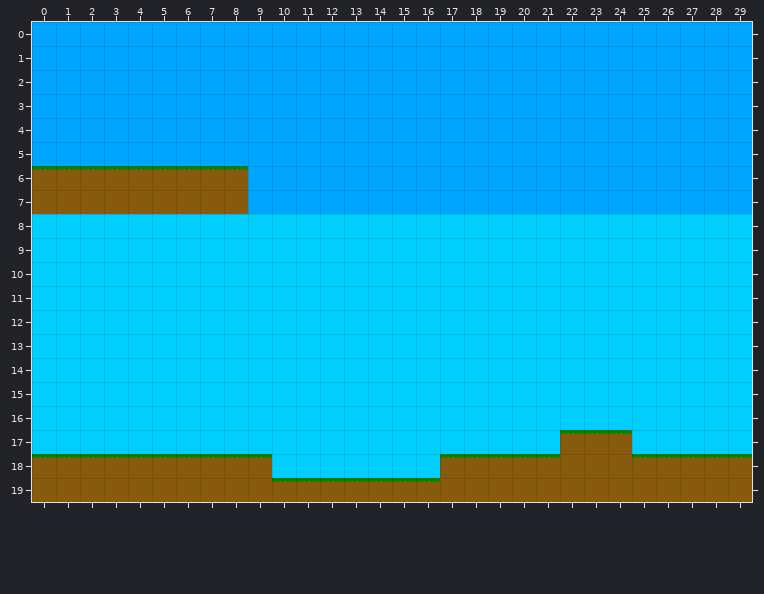
A Tiled map gets an edit: resources/map.tmx. The first picture shows the starting point.
Cells are 32x32 px. Shown: x 0..29, y 0..19.
After:
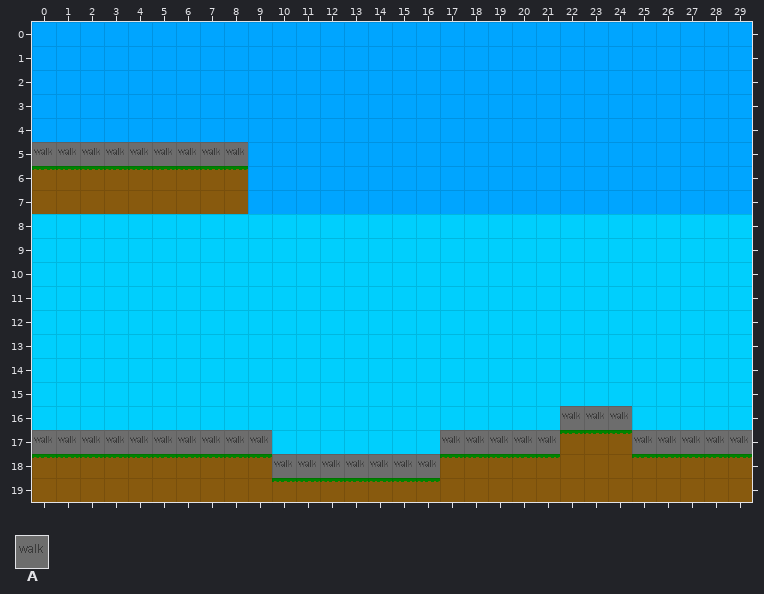
Key: from "maptiles": A 5.
_ is an empty cell.
Tiles of an added or newly shown layer are drawn over the layers below it.
Commit: additional map data
Diff:
{"where": "layer \"meta\" (added)"}
{"y":5,"x":0,"old":"_________","new":"AAAAAAAAA"}
{"y":16,"x":22,"old":"___","new":"AAA"}
{"y":17,"x":0,"old":"__________","new":"AAAAAAAAAA"}
{"y":17,"x":17,"old":"_____","new":"AAAAA"}
{"y":17,"x":25,"old":"_____","new":"AAAAA"}
{"y":18,"x":10,"old":"_______","new":"AAAAAAA"}
{"label":"added","picture_box":[32,142,248,166]}
{"label":"added","picture_box":[32,406,752,478]}
